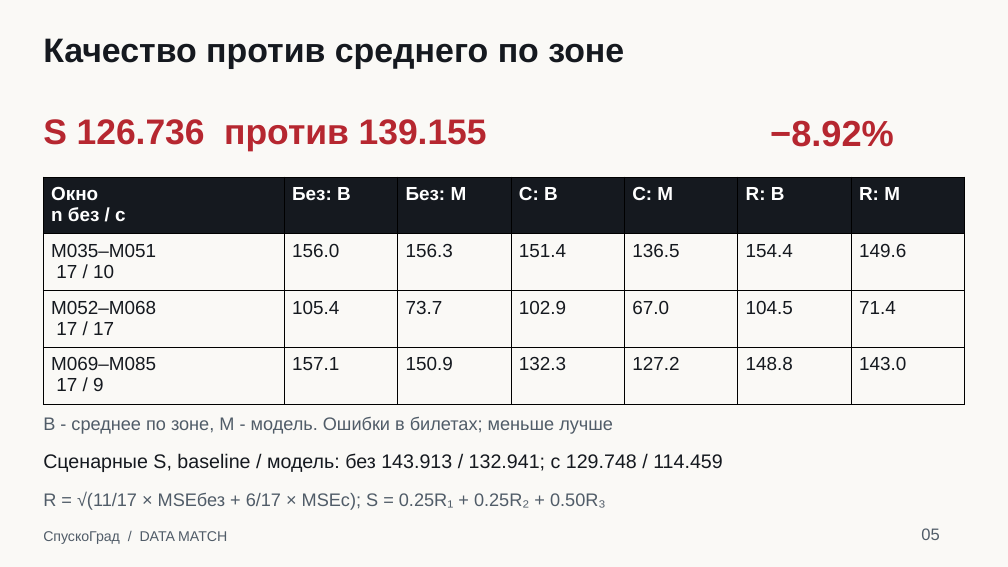
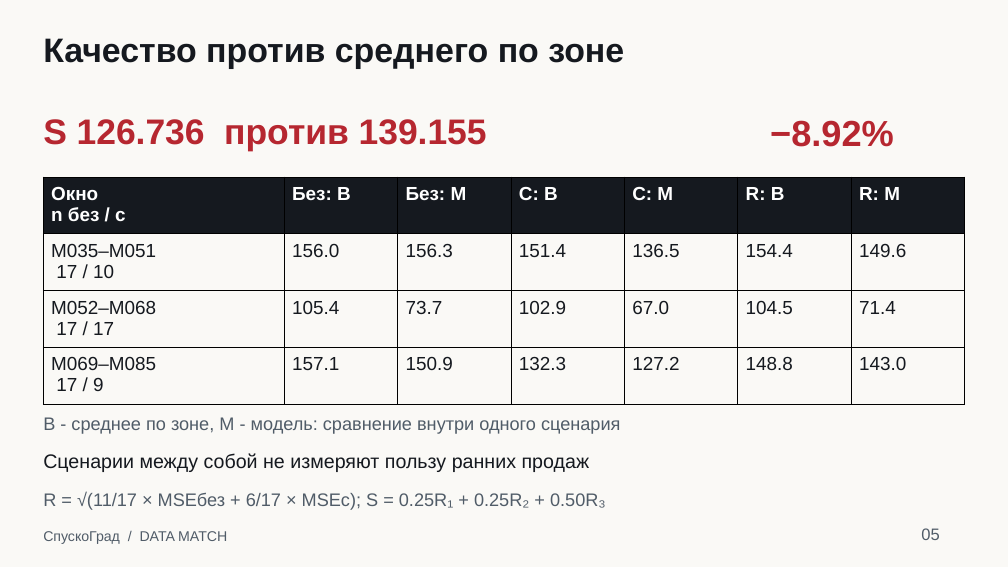
Before and after one commit to Mirr218/DATA-MATCH, a slide deck: slide 5 of outputs/submission/DATA_MATCH_SpuskoGrad.pptx. Drawn at 1008x567 pixels with LibreOffice and Linux fonts; fonts in the diff are those of the drawing. Boxes give left, top, right and bottom in pixels: in the first picture for what was removed or moved away, otherwise in the second. Text is boxed around its words. In the diff, an @@ line names an element or a change of style, - is before the commit and + after.

```diff
--- a/outputs/submission/DATA_MATCH_SpuskoGrad.pptx
+++ b/outputs/submission/DATA_MATCH_SpuskoGrad.pptx
@@ text at <box>43,417,620,434</box>: text changed @@
-B - среднее по зоне, M - модель. Ошибки в билетах; меньше лучше
+B - среднее по зоне, M - модель: сравнение внутри одного сценария
@@ text at <box>43,453,590,472</box>: text changed @@
-Сценарные S, baseline / модель: без 143.913 / 132.941; с 129.748 / 114.459
+Сценарии между собой не измеряют пользу ранних продаж
```
Also in this commit, not shown: 4 slides added, 4 slides removed, 9 other files.
